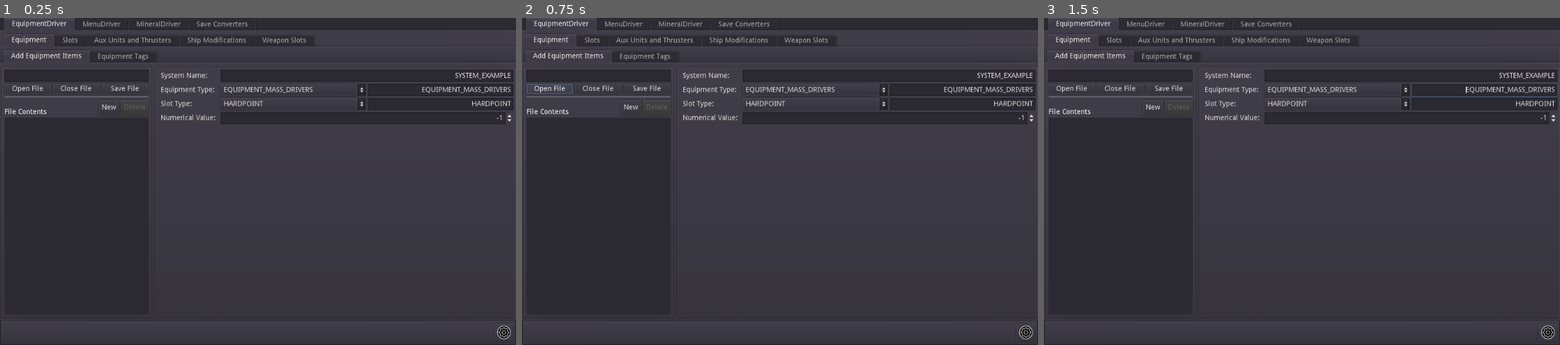
Above: before the commit, frames 1-3 (left to right).
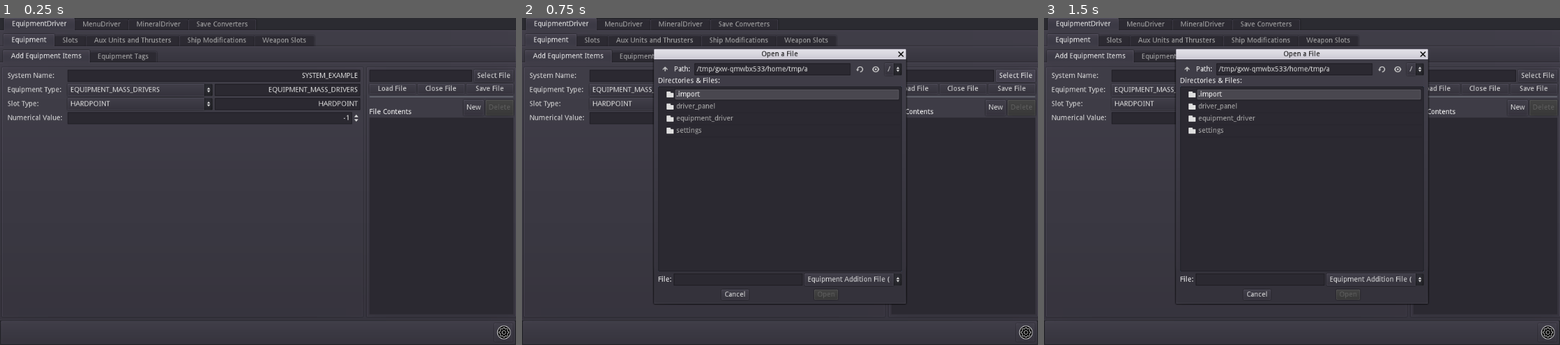
Above: after the commit, the same moments.

Repository: rwqfsfasxc100/DV-Tools
Game: Godot game, scene res://boot.tscn
Same seed, same stepped clock (60 frames per second), same inputs: the game is played once before the commit and once after it.
Inputs (mouse positions are in pixels of both pictures, inside the frame that each line leads up to):
- Up to frame 1 (0.25 s): no input
- Up to frame 2 (0.75 s): click "Open File" (after the commit: "Select File") at 0.5 s
- Up to frame 3 (1.5 s): click (1436, 89) at 1.25 s, where only the run after the commit has a clickable "Load File"

The runs differ from the first frame. In frame 1, 3.5% of the frame differs, in the area x 0-100%, y 15-33%; in frame 2, 6.4%, in the area x 0-100%, y 9-88%; in frame 3, 6.2%.

Commit message:
updated program

Diff:
--- a/EquipmentDriver.gd
+++ b/EquipmentDriver.gd
@@ -3,7 +3,7 @@
 var driver_state = {}
 signal EquipmentDriver_file_changed(to)
 
-var default_state = {
+const default_state = {
 	"ADD_EQUIPMENT_ITEMS":{
 		"file_path":"",
 		"should_save":false,
@@ -80,3 +80,84 @@
 		"entries":{},
 	},
 }
+
+var file = File.new()
+
+func clear_driver(driver_mode):
+	if driver_mode in driver_state:
+		if driver_state[driver_mode]["should_save"]:
+			return ERR_FILE_NO_PERMISSION
+		else:
+			driver_state[driver_mode]["entries"].clear()
+			return OK
+
+func _ready():
+	driver_state = default_state.duplicate()
+
+func load_driver(path,driver_mode):
+	if not file.file_exists(path):
+		return ERR_FILE_CANT_OPEN
+	if not driver_mode in driver_state:
+		return ERR_DOES_NOT_EXIST
+	if driver_state[driver_mode]["should_save"]:
+		return ERR_FILE_NO_PERMISSION
+	clear_driver(driver_mode)
+	var data = load(path).get_script_constant_map()
+	match driver_mode:
+		"ADD_EQUIPMENT_ITEMS":
+			for i in data:
+				var item = data[i]
+				var system = item.get("system",null)
+				if system:
+					driver_state[driver_mode]["entries"].merge({system:item})
+
+		"ADD_EQUIPMENT_SLOTS":
+			pass
+
+		"EQUIPMENT_TAGS":
+			pass
+
+		"SLOT_ORDER":
+			pass
+
+		"SLOT_TAGS":
+			pass
+
+		"WEAPONSLOT_ADD":
+			pass
+
+		"WEAPONSLOT_MODIFY_TEMPLATES":
+			pass
+
+		"WEAPONSLOT_MODIFY":
+			pass
+
+		"WEAPONSLOT_SHIP_TEMPLATES":
+			pass
+
+		"WEAPONSLOT_SHIP_MODIFY":
+			pass
+
+		"AUX_POWER_SLOT":
+			pass
+
+		"MODIFY_INTERNALS":
+			pass
+
+		"NODE_DEFINITIONS":
+			pass
+
+		"SHIP_NODE_REGISTER":
+			pass
+
+		"SHIP_NODE_MODIFY":
+			pass
+
+	return OK
+
+
+
+func get_driver(driver):
+	if driver in driver_state:
+		return driver_state[driver]["entries"]
+	return {}
--- a/boot.tscn
+++ b/boot.tscn
@@ -105,11 +105,8 @@
 margin_bottom = 500.0
 size_flags_vertical = 3
 
-[node name="DriverPanel" parent="VBoxContainer/TabContainer/EquipmentDriver/VBoxContainer/TabContainer/Equipment/VBoxContainer/TabContainer/Add Equipment Items/VBoxContainer/HBoxContainer" instance=ExtResource( 17 )]
-
 [node name="PanelContainer2" type="PanelContainer" parent="VBoxContainer/TabContainer/EquipmentDriver/VBoxContainer/TabContainer/Equipment/VBoxContainer/TabContainer/Add Equipment Items/VBoxContainer/HBoxContainer"]
-margin_left = 304.0
-margin_right = 1024.0
+margin_right = 720.0
 margin_bottom = 500.0
 size_flags_horizontal = 3
 
@@ -235,6 +232,10 @@
 max_value = inf
 value = -1.0
 align = 2
+
+[node name="DriverPanel" parent="VBoxContainer/TabContainer/EquipmentDriver/VBoxContainer/TabContainer/Equipment/VBoxContainer/TabContainer/Add Equipment Items/VBoxContainer/HBoxContainer" instance=ExtResource( 17 )]
+margin_left = 724.0
+margin_right = 1024.0
 
 [node name="Equipment Tags" type="Tabs" parent="VBoxContainer/TabContainer/EquipmentDriver/VBoxContainer/TabContainer/Equipment/VBoxContainer/TabContainer"]
 visible = false
--- a/driver_panel/DriverPanel.gd
+++ b/driver_panel/DriverPanel.gd
@@ -1,11 +1,195 @@
 extends PanelContainer
 
-export var fp = NodePath("VBoxContainer/VBoxContainer/FilePath")
+export (String, \
+"ADD_EQUIPMENT_ITEMS", \
+"ADD_EQUIPMENT_SLOTS", \
+"EQUIPMENT_TAGS", \
+"SLOT_ORDER", \
+"SLOT_TAGS", \
+"WEAPONSLOT_ADD", \
+"WEAPONSLOT_MODIFY_TEMPLATES", \
+"WEAPONSLOT_MODIFY", \
+"WEAPONSLOT_SHIP_TEMPLATES", \
+"WEAPONSLOT_SHIP_MODIFY", \
+"AUX_POWER_SLOT", \
+"MODIFY_INTERNALS", \
+"NODE_DEFINITIONS", \
+"SHIP_NODE_REGISTER", \
+"SHIP_NODE_MODIFY" \
+) var driver_mode = "ADD_EQUIPMENT_ITEMS"
+
+export var fp = NodePath("VBoxContainer/VBoxContainer/HBoxContainer3/FilePath")
 onready var file_path = get_node_or_null(fp)
 
-export var of = NodePath("VBoxContainer/VBoxContainer/HBoxContainer/OpenFile")
-onready var open_file = get_node_or_null(of)
-export var cf = NodePath("VBoxContainer/VBoxContainer/HBoxContainer/OpenFile")
+export var em = NodePath("Dialog/ErrorMSG")
+onready var error_message = get_node_or_null(em)
+
+export var of = NodePath("VBoxContainer/VBoxContainer/HBoxContainer3/OpenFile")
+onready var select_file = get_node_or_null(of)
+export var lf = NodePath("VBoxContainer/VBoxContainer/HBoxContainer/LoadFile")
+onready var load_file = get_node_or_null(lf)
+export var cf = NodePath("VBoxContainer/VBoxContainer/HBoxContainer/CloseFile")
 onready var close_file = get_node_or_null(cf)
-export var sf = NodePath("VBoxContainer/VBoxContainer/HBoxContainer/OpenFile")
+export var sf = NodePath("VBoxContainer/VBoxContainer/HBoxContainer/SaveFile")
 onready var save_file = get_node_or_null(sf)
+
+export var dofc = NodePath("Dialog/OpenFile")
+onready var open_file_dialog = get_node_or_null(dofc)
+
+onready var config_section = "panel_" + driver_mode + "_data"
+
+var current_driver_file = ""
+
+func get_driver_data() -> Dictionary:
+	var data = {}
+	match driver_mode:
+		"ADD_EQUIPMENT_ITEMS":
+			pass
+		"ADD_EQUIPMENT_SLOTS":
+			pass
+		"EQUIPMENT_TAGS":
+			pass
+		"SLOT_ORDER":
+			pass
+		"SLOT_TAGS":
+			pass
+		"WEAPONSLOT_ADD":
+			pass
+		"WEAPONSLOT_MODIFY_TEMPLATES":
+			pass
+		"WEAPONSLOT_MODIFY":
+			pass
+		"WEAPONSLOT_SHIP_TEMPLATES":
+			pass
+		"WEAPONSLOT_SHIP_MODIFY":
+			pass
+		"AUX_POWER_SLOT":
+			pass
+		"MODIFY_INTERNALS":
+			pass
+		"NODE_DEFINITIONS":
+			pass
+		"SHIP_NODE_REGISTER":
+			pass
+		"SHIP_NODE_MODIFY":
+			pass
+
+
+	return data
+
+
+
+
+
+var hints = {
+	"ADD_EQUIPMENT_ITEMS":"Equipment Addition File",
+	"ADD_EQUIPMENT_SLOTS":"Slot Addition File",
+	"EQUIPMENT_TAGS":"Equipment Tagging File",
+	"SLOT_ORDER":"Slot Ordering File",
+	"SLOT_TAGS":"Slot Tagging File",
+	"WEAPONSLOT_ADD":"Weaponslot Additions File",
+	"WEAPONSLOT_MODIFY_TEMPLATES":"Weaponslot Template Modifications File",
+	"WEAPONSLOT_MODIFY":"Weaponslot Item Modifications File",
+	"WEAPONSLOT_SHIP_TEMPLATES":"Weaponslot Ship Template Modifications File",
+	"WEAPONSLOT_SHIP_MODIFY":"Weaponslot Ship Item Modifications File",
+	"AUX_POWER_SLOT":"Auxiliary Power & Thruster Additions File",
+	"MODIFY_INTERNALS":"Ship Internal Modifications File",
+	"NODE_DEFINITIONS":"Ship Node Definitions File",
+	"SHIP_NODE_REGISTER":"Ship Node Register File",
+	"SHIP_NODE_MODIFY":"Ship Node Modifications File",
+}
+
+
+
+
+
+
+
+
+
+
+
+
+
+
+
+
+
+
+
+
+
+
+
+
+
+
+
+
+
+
+
+var open_file_folder_path = ""
+
+
+
+func show_open_file():
+	open_file_folder_path = Settings.get_value(config_section,"open_file_folder_path")
+	if open_file_folder_path != "":
+		open_file_dialog.set_current_dir(open_file_folder_path)
+	open_file_dialog.popup_centered()
+
+
+func _ready():
+	var open_file_filter = driver_mode + ".gd ; " + hints.get(driver_mode)
+
+	match driver_mode:
+		"AUX_POWER_SLOT":
+			pass
+	open_file_folder_path = Settings.get_value(config_section,"open_file_folder_path")
+	if open_file_folder_path == null:
+		Settings.set_value(config_section,"open_file_folder_path","")
+		open_file_folder_path = ""
+	open_file_dialog.filters = PoolStringArray([open_file_filter])
+
+
+
+func open_driver_file(path):
+	current_driver_file = path
+	file_path.text = path
+	path = path.split(path.split("/")[path.split("/").size() - 1])[0]
+	Settings.set_value(config_section,"open_file_folder_path",path)
+
+
+var driver_data = {}
+
+func _on_FilePath_text_changed(new_text):
+	current_driver_file = new_text
+
+var file = File.new()
+func load_driver_file():
+	var r = EquipmentDriver.load_driver(current_driver_file,driver_mode)
+	if r != OK:
+		match r:
+			ERR_DOES_NOT_EXIST:
+				error_message.dialog_text = "Error: driver method does not exist"
+			ERR_FILE_CANT_OPEN:
+				error_message.dialog_text = "Error: file does not exist"
+			ERR_FILE_NO_PERMISSION:
+				error_message.dialog_text = "Error: unsaved changes. Save and close the current driver before continuing."
+		error_message.popup_centered()
+	else:
+		driver_data = EquipmentDriver.get_driver(driver_mode)
+
+
+func process_driver():
+
+
+	pass
+
+func clear_driver():
+	if driver_data.get("should_save"):
+		error_message.dialog_text = "Error: unsaved changes. Save and close the current driver before continuing."
+		error_message.popup_centered()
+	else:
+		pass
--- a/driver_panel/DriverPanel.tscn
+++ b/driver_panel/DriverPanel.tscn
@@ -19,20 +19,31 @@
 margin_bottom = 91.0
 size_flags_horizontal = 3
 
-[node name="FilePath" type="LineEdit" parent="VBoxContainer/VBoxContainer"]
+[node name="HBoxContainer3" type="HBoxContainer" parent="VBoxContainer/VBoxContainer"]
 margin_right = 286.0
 margin_bottom = 24.0
+
+[node name="FilePath" type="LineEdit" parent="VBoxContainer/VBoxContainer/HBoxContainer3"]
+margin_right = 204.0
+margin_bottom = 24.0
+size_flags_horizontal = 3
+
+[node name="OpenFile" type="Button" parent="VBoxContainer/VBoxContainer/HBoxContainer3"]
+margin_left = 208.0
+margin_right = 286.0
+margin_bottom = 24.0
+text = "Select File"
 
 [node name="HBoxContainer" type="HBoxContainer" parent="VBoxContainer/VBoxContainer"]
 margin_top = 28.0
 margin_right = 286.0
 margin_bottom = 48.0
 
-[node name="OpenFile" type="Button" parent="VBoxContainer/VBoxContainer/HBoxContainer"]
+[node name="LoadFile" type="Button" parent="VBoxContainer/VBoxContainer/HBoxContainer"]
 margin_right = 92.0
 margin_bottom = 20.0
 size_flags_horizontal = 3
-text = "Open File"
+text = "Load File"
 
 [node name="CloseFile" type="Button" parent="VBoxContainer/VBoxContainer/HBoxContainer"]
 margin_left = 96.0
@@ -97,22 +108,54 @@
 size_flags_horizontal = 3
 size_flags_vertical = 3
 
-[node name="VBoxContainer2" type="VBoxContainer" parent="VBoxContainer/MarginContainer/ScrollContainer"]
+[node name="VBoxContainer" type="VBoxContainer" parent="VBoxContainer/MarginContainer/ScrollContainer"]
 margin_right = 286.0
 margin_bottom = 391.0
 size_flags_horizontal = 3
 size_flags_vertical = 3
 
-[node name="DeleteSure" type="ConfirmationDialog" parent="VBoxContainer/MarginContainer"]
+[node name="Dialog" type="Control" parent="."]
+margin_left = 7.0
+margin_top = 7.0
+margin_right = 293.0
+margin_bottom = 493.0
+mouse_filter = 2
+
+[node name="DeleteSure" type="ConfirmationDialog" parent="Dialog"]
+margin_top = 95.0
 margin_right = 286.0
-margin_bottom = 391.0
+margin_bottom = 486.0
 rect_min_size = Vector2( 200, 105 )
 popup_exclusive = true
 window_title = ""
 
-[node name="NewEntry" type="ConfirmationDialog" parent="VBoxContainer/MarginContainer"]
+[node name="NewEntry" type="ConfirmationDialog" parent="Dialog"]
+margin_top = 95.0
 margin_right = 286.0
-margin_bottom = 391.0
+margin_bottom = 486.0
 rect_min_size = Vector2( 200, 105 )
 popup_exclusive = true
 window_title = ""
+
+[node name="OpenFile" type="FileDialog" parent="Dialog"]
+margin_left = 30.0
+margin_top = 30.0
+margin_right = 427.0
+margin_bottom = 516.0
+rect_min_size = Vector2( 500, 105 )
+popup_exclusive = true
+window_title = "Open a File"
+mode = 0
+access = 2
+show_hidden_files = true
+
+[node name="ErrorMSG" type="AcceptDialog" parent="Dialog"]
+margin_right = 83.0
+margin_bottom = 58.0
+popup_exclusive = true
+window_title = "Failed to load"
+
+[connection signal="text_changed" from="VBoxContainer/VBoxContainer/HBoxContainer3/FilePath" to="." method="_on_FilePath_text_changed"]
+[connection signal="pressed" from="VBoxContainer/VBoxContainer/HBoxContainer3/OpenFile" to="." method="show_open_file"]
+[connection signal="pressed" from="VBoxContainer/VBoxContainer/HBoxContainer/LoadFile" to="." method="load_driver_file"]
+[connection signal="file_selected" from="Dialog/OpenFile" to="." method="open_driver_file"]
--- a/settings/Settings.gd
+++ b/settings/Settings.gd
@@ -41,13 +41,18 @@
 	c.save(cfg_file)
 
 func get_value(section, setting):
+	var val = null
 	c.load(cfg_file)
-	var val = c.get_value(section,setting)
+	var sects = c.get_sections()
+	if section in sects:
+		var lf = c.get_section_keys(section)
+		if setting in lf:
+			val = c.get_value(section,setting)
 	return val
 
 func set_value(section,setting,value):
-	if section in cfg:
-		if setting in cfg[section]:
-			cfg[section][setting] = value
-			save_config()
-			emit_signal("settings_changed",cfg)
+	if not section in cfg:
+		cfg.merge({section:{}})
+	cfg[section][setting] = value
+	save_config()
+	emit_signal("settings_changed",cfg)
--- a/settings/SettingsMenu.tscn
+++ b/settings/SettingsMenu.tscn
@@ -65,14 +65,14 @@
 
 [node name="ColorRect" type="ColorRect" parent="MarginContainer/ScrollContainer/VBoxContainer/VBoxContainer/DriverReferences"]
 margin_right = 684.0
-margin_bottom = 150.0
+margin_bottom = 200.0
 size_flags_horizontal = 3
 size_flags_vertical = 3
 color = Color( 0.172549, 0.164706, 0.196078, 1 )
 
 [node name="ScrollContainer" type="ScrollContainer" parent="MarginContainer/ScrollContainer/VBoxContainer/VBoxContainer/DriverReferences"]
 margin_right = 684.0
-margin_bottom = 150.0
+margin_bottom = 200.0
 
 [node name="VBoxContainer" type="VBoxContainer" parent="MarginContainer/ScrollContainer/VBoxContainer/VBoxContainer/DriverReferences/ScrollContainer"]
 margin_right = 684.0
